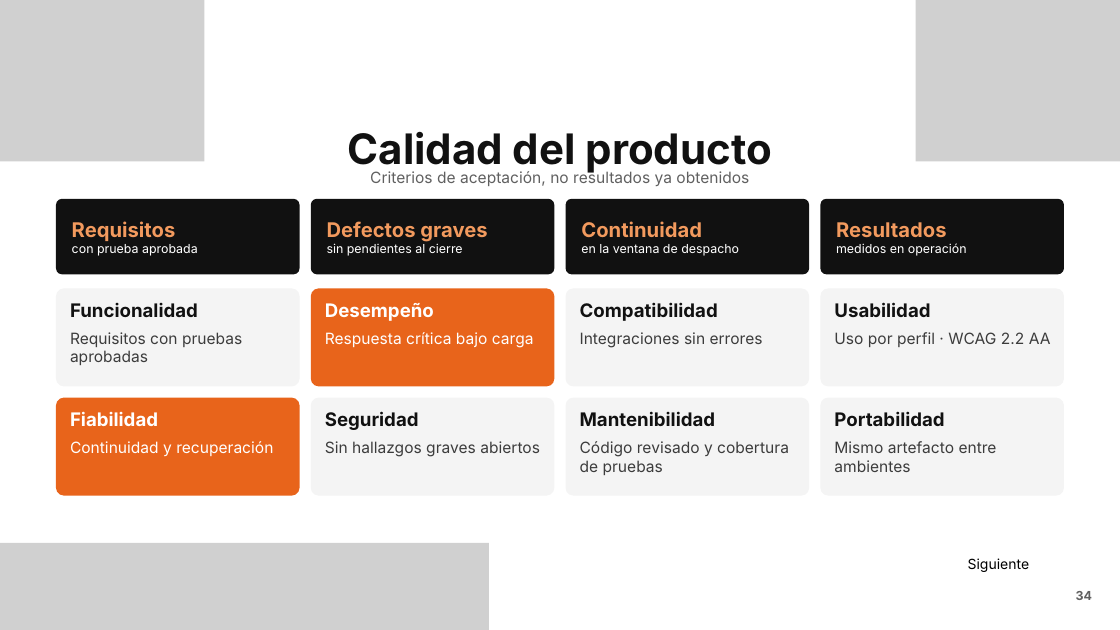
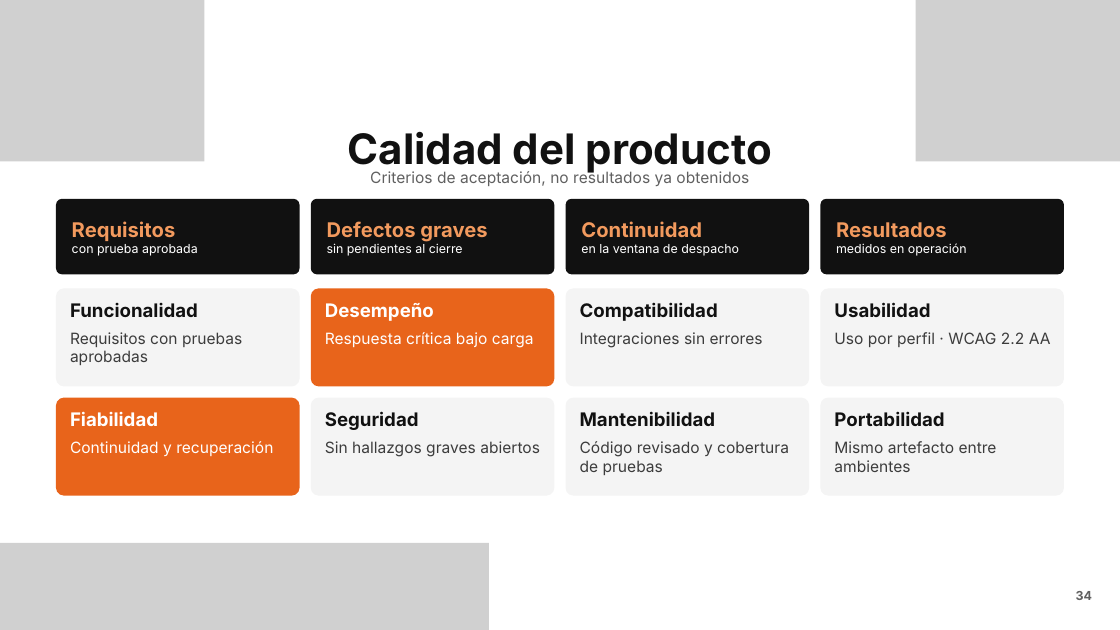
Before and after one commit to PatricioH315/LafroX, a slide deck: slide 34 of Presentaciones/Actualizada/LafroX - Informe 2 - plan de calidad resumido.pptx. Drawn at 1120x630 pixels with LibreOffice and Linux fonts; fonts in the diff are those of the drawing; grey boxes stand for pictures; background and template pictures are left out. Boxes give left, top, right and bottom in pixels: in the first picture for what was removed or moved away, otherwise in the second. Text is boxed around its words. In the diff, an @@ line names an element or a change of style, - is before the commit and + after.

```diff
--- a/Presentaciones/Actualizada/LafroX - Informe 2 - plan de calidad resumido.pptx
+++ b/Presentaciones/Actualizada/LafroX - Informe 2 - plan de calidad resumido.pptx
@@ text removed at bbox=[968, 558, 1030, 572] @@
-Siguiente
```
Also in this commit, not shown: 4 other slides changed, 2 other files.
